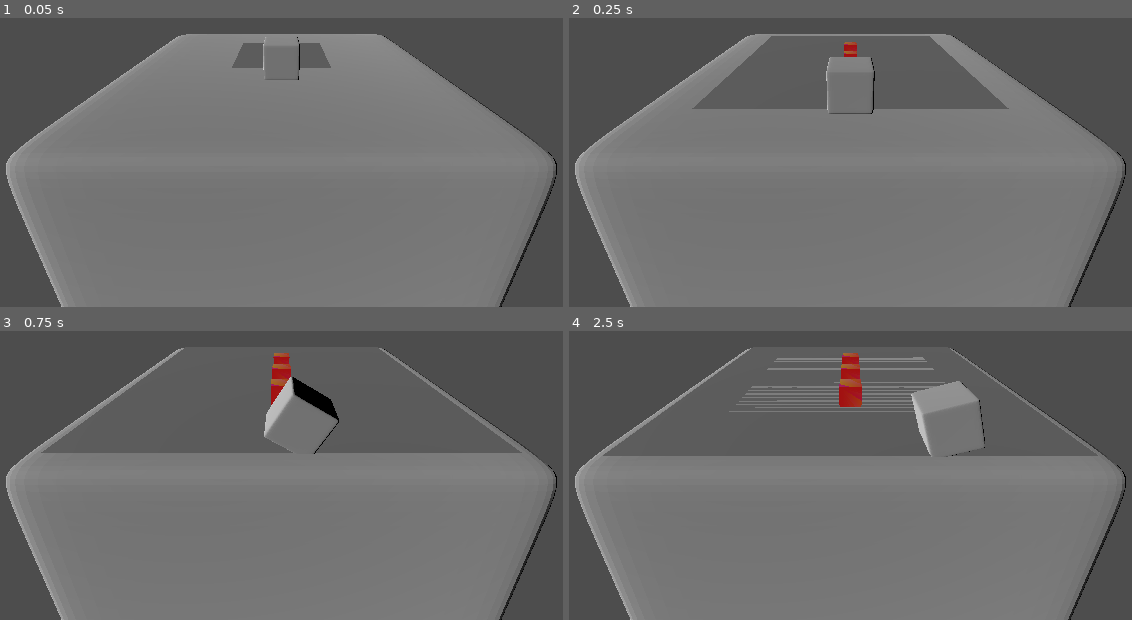
Above: before the commit, frames 1-4 (two rows, left to right).
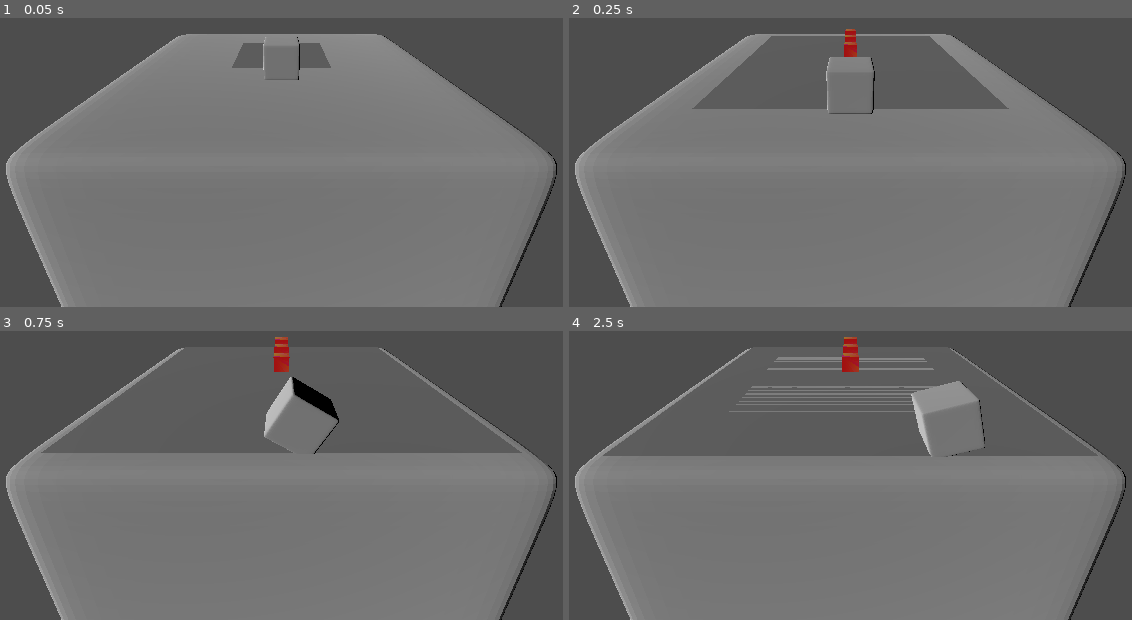
Above: after the commit, the same moments.

Repository: SomeSortOfSam/GMTKGameJam2022
Game: Godot game, scene res://World.tscn
Two runs of this game, one before a commit and one after it. Both use one fixed random seed, a clock stepped at 60 frames per second and the inputs below.
Inputs:
- Up to frame 1 (0.05 s): no input
- Up to frame 2 (0.25 s): no input
- Up to frame 3 (0.75 s): hold D (ui_right) from 0.53 s (still down)
- Up to frame 4 (2.5 s): release D (ui_right) at 1.28 s; hold S (ui_down) 1.28-2.03 s; tap Enter at 2 s; hold D (ui_right) from 2.03 s (still down)

Frame 1 is identical in both runs. In frame 2, 0.1% of the frame differs, in the area x 48-52%, y 3-14%; in frame 3, 0.4%; in frame 4, 0.9%, in the area x 33-67%, y 2-27%.

Commit message:
Made sides point forward

Diff:
--- a/Sides/TestSide.gd
+++ b/Sides/TestSide.gd
@@ -11,9 +11,11 @@
 
 func prepare_side(number,previous_direction):
 	remove_child(sprite)
+	previous_direction.y *= -1
+	rotate(basis.y,previous_direction.angle() + PI/2)
 	for i in number:
 		var new_sprite = sprite.duplicate()
-		new_sprite.position = Vector3(previous_direction.x ,0,previous_direction.y) * i/number *.8
+		new_sprite.position = Vector3.FORWARD * i/number *.8
 		add_child(new_sprite)
 	sprite.queue_free()
 	scale *= .1
